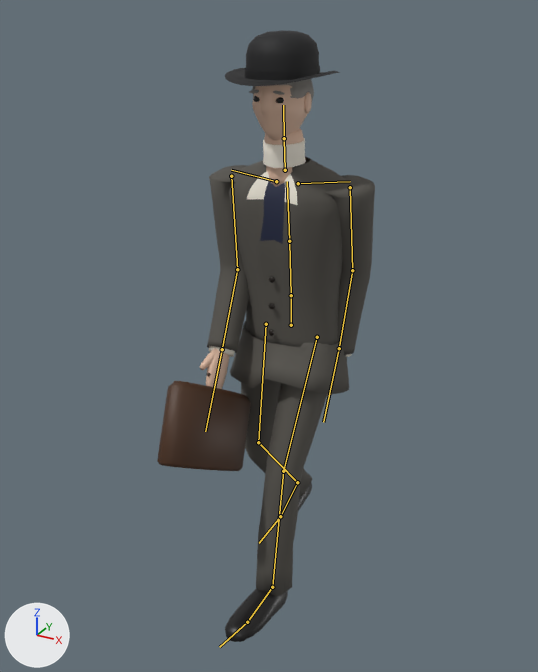
What one commit did to the glTF model exports/npc_shelton.glb.
Before and after are seen from a 50 mm lens placed at (0.964, -1.895, 1.763), pointed at (-0.012, -0.121, 0.876). Every picture has the same lights, and +X, +Y and +Z are marked at lower left. The older version comes first. Both versions are drawn at frame 1 of the action 'Walk'; the numbers are the values there. The bones that change, and the others that lie on the model, are drawn over the model as lines.

Objects in the first picture: 'SheltonBody', 'SheltonHat', 'SheltonProp'.
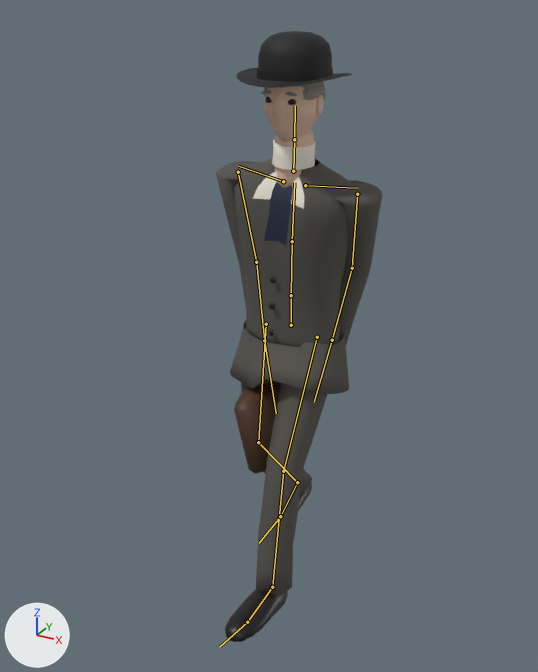
The change, as a diff of the scene's bpy script:
```diff
--- a/exports/npc_shelton.glb.py
+++ b/exports/npc_shelton.glb.py
@@ bone_spine @@
 bone_spine = bpy.data.objects['SheltonRig'].pose.bones['Spine']  # child of 'Hips'
-bone_spine.rotation_quaternion = (1.0, 0.022, 0.021, 0.0)  # degrees (3, 2, 0)
+bone_spine.rotation_quaternion = (0.999, 0.022, 0.02, -0.025)  # degrees (2, 2, -3)
@@ bone_chest @@
 bone_chest = bpy.data.objects['SheltonRig'].pose.bones['Chest']  # child of 'Spine'
-bone_chest.rotation_quaternion = (0.999, 0.013, 0.031, 0.0)  # degrees (2, 4, 0)
+bone_chest.rotation_quaternion = (0.999, 0.013, 0.031, -0.015)  # degrees (1, 4, -2)
@@ bone_head @@
 bone_head = bpy.data.objects['SheltonRig'].pose.bones['Head']  # child of 'Neck'
-bone_head.rotation_quaternion = (1.0, -0.016, -0.014, 0.0)  # degrees (-2, -2, 0)
+bone_head.rotation_quaternion = (0.999, -0.016, -0.014, 0.03)  # degrees (-2, -2, 3)
@@ bone_upperarm_l @@
 bone_upperarm_l = bpy.data.objects['SheltonRig'].pose.bones['UpperArm.L']  # child of 'Shoulder.L'
-bone_upperarm_l.rotation_quaternion = (0.993, 0.082, 0.018, 0.081)  # degrees (10, 1, 9)
+bone_upperarm_l.rotation_quaternion = (0.986, 0.126, 0.03, 0.109)  # degrees (15, 2, 13)
@@ bone_hand_l @@
 bone_hand_l = bpy.data.objects['SheltonRig'].pose.bones['Hand.L']  # child of 'LowerArm.L'
-bone_hand_l.rotation_quaternion = (0.999, -0.05, -0.002, -0.002)  # degrees (-6, 0, 0)
+bone_hand_l.rotation_quaternion = (1.0, 0.0, 0.0, 0.0)  # degrees (0, 0, 0)
@@ bone_upperarm_r @@
 bone_upperarm_r = bpy.data.objects['SheltonRig'].pose.bones['UpperArm.R']  # child of 'Shoulder.R'
-bone_upperarm_r.rotation_quaternion = (0.993, -0.095, 0.011, -0.067)  # degrees (-11, 0, -8)
+bone_upperarm_r.rotation_quaternion = (0.989, -0.029, -0.004, -0.147)  # degrees (-3, -1, -17)
@@ bone_lowerarm_r @@
 bone_lowerarm_r = bpy.data.objects['SheltonRig'].pose.bones['LowerArm.R']  # child of 'UpperArm.R'
-bone_lowerarm_r.rotation_quaternion = (0.983, -0.183, 0.011, 0.012)  # degrees (-21, 1, 1)
+bone_lowerarm_r.rotation_quaternion = (1.0, -0.025, 0.001, 0.002)  # degrees (-3, 0, 0)
@@ bone_hand_r @@
 bone_hand_r = bpy.data.objects['SheltonRig'].pose.bones['Hand.R']  # child of 'LowerArm.R'
-bone_hand_r.rotation_quaternion = (0.999, -0.05, 0.002, 0.002)  # degrees (-6, 0, 0)
+bone_hand_r.rotation_quaternion = (1.0, 0.0, 0.0, 0.0)  # degrees (0, 0, 0)
```

Pixel boxes [x1, y1, x2, y2] of what changed, in the pictures (538 x 672 px):
'SheltonBody', posed: before [200, 79, 375, 642]; after [216, 81, 383, 642]
'SheltonProp', posed: before [157, 372, 251, 471]; after [234, 381, 281, 474]
'SheltonHat', posed: before [225, 30, 340, 86]; after [236, 31, 353, 88]
bone 'Spine', root to tip: before (291, 295) to (289, 241); after (291, 295) to (292, 241)
bone 'Chest', root to tip: before (289, 241) to (287, 181); after (292, 241) to (294, 182)
bone 'Head', root to tip: before (284, 138) to (283, 105); after (294, 139) to (295, 106)
bone 'UpperArm.L', root to tip: before (350, 187) to (352, 270); after (357, 194) to (352, 268)
bone 'Hand.L', root to tip: before (339, 348) to (323, 422); after (332, 340) to (314, 402)
bone 'UpperArm.R', root to tip: before (231, 176) to (237, 269); after (238, 172) to (256, 262)
bone 'LowerArm.R', root to tip: before (237, 269) to (222, 349); after (256, 262) to (264, 340)
bone 'Hand.R', root to tip: before (222, 349) to (205, 431); after (264, 340) to (276, 413)
